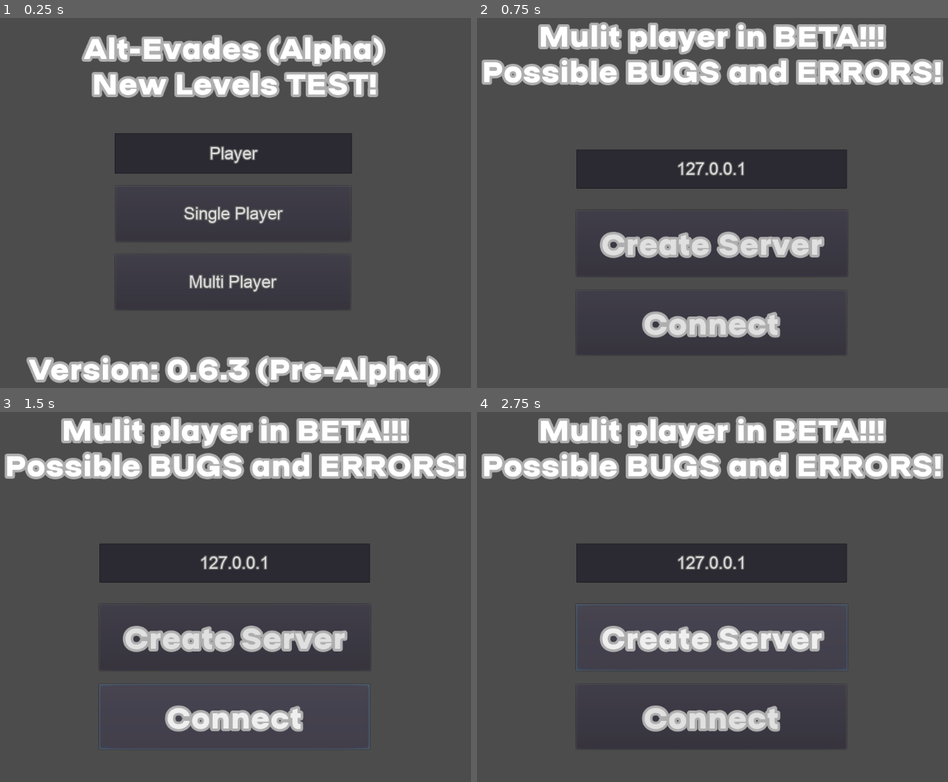
Above: before the commit, frames 1-4 (two rows, left to right).
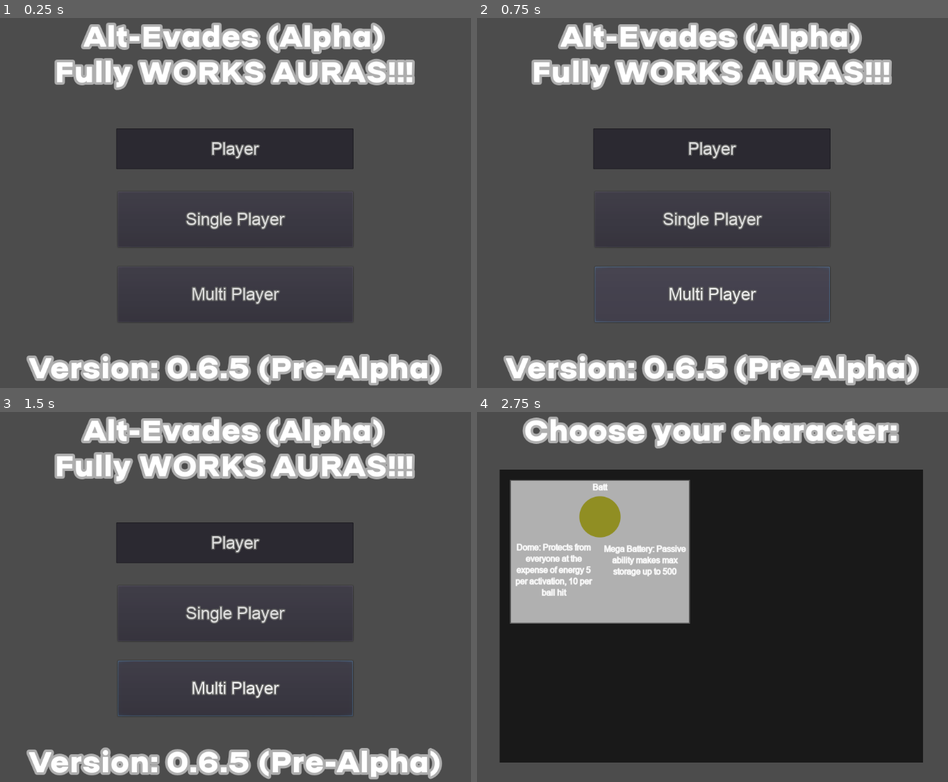
Above: after the commit, the same moments.

Repository: EtherCD/Alt-Evades-Old-Version
Game: Godot game, scene res://Menu.tscn
Same seed, same stepped clock (60 frames per second), same inputs: the game is played once before the commit and once after it.
Inputs (mouse positions are in pixels of both pictures, inside the frame that each line leads up to):
- Up to frame 1 (0.25 s): no input
- Up to frame 2 (0.75 s): click "Multi Player" at 0.5 s
- Up to frame 3 (1.5 s): click (235, 715) at 1.25 s, where only the run before the commit has a clickable "Connect"
- Up to frame 4 (2.75 s): click (712, 637) at 2 s, where only the run before the commit has a clickable "Create Server"

The runs differ from the first frame. In frame 1, 17% of the frame differs, in the area x 5-94%, y 1-100%; in frame 2, 24%; in frame 3, 24%; in frame 4, 75%, in the area x 0-99%, y 1-95%.
Error after the commit: Invalid get index 'text' (on base: 'null instance'). (res://Scripts/Menu.gd:44)

Commit message:
Update v0.6.5
* Fully works level
* Fully works Auras

Diff:
--- a/Alt-Evades/Assets/Singletone.gd
+++ b/Alt-Evades/Assets/Singletone.gd
@@ -1,7 +1,7 @@
 extends Node
 
 export var id = -1
-export var version = "0.6.3 (Pre-Alpha)"
+export var version = "0.6.5 (Pre-Alpha)"
 export var gameName = ""
 
 var all_herous = [
--- a/Alt-Evades/Aura.tscn
+++ b/Alt-Evades/Aura.tscn
@@ -1,10 +1,23 @@
-[gd_scene load_steps=5 format=2]
+[gd_scene load_steps=6 format=2]
 
 [ext_resource path="res://Assets/char.png" type="Texture" id=1]
 [ext_resource path="res://Scripts/Aura.gd" type="Script" id=2]
 
 [sub_resource type="CircleShape2D" id=1]
 radius = 80.6777
+
+[sub_resource type="GDScript" id=3]
+script/source = "extends Area2D
+
+export(int) var cTp
+func _ready():
+	pass # Replace with function body.
+
+
+# Called every frame. 'delta' is the elapsed time since the previous frame.
+#func _process(delta):
+#	pass
+"
 
 [sub_resource type="CircleShape2D" id=2]
 radius = 75.6277
@@ -26,8 +39,12 @@
 shape = SubResource( 1 )
 
 [node name="AuraArea" type="Area2D" parent="."]
+script = SubResource( 3 )
 
 [node name="CollisionShape2D" type="CollisionShape2D" parent="AuraArea"]
 position = Vector2( 0, -4 )
 shape = SubResource( 2 )
 one_way_collision_margin = 128.0
+
+[connection signal="body_entered" from="AuraArea" to="." method="_on_AuraArea_body_entered"]
+[connection signal="body_exited" from="AuraArea" to="." method="_on_AuraArea_body_exited"]
--- a/Alt-Evades/ChangeHero.tscn
+++ b/Alt-Evades/ChangeHero.tscn
@@ -1,26 +1,39 @@
-[gd_scene load_steps=3 format=2]
+[gd_scene load_steps=4 format=2]
 
 [ext_resource path="res://Assets/Titile Level.tres" type="DynamicFont" id=1]
 [ext_resource path="res://HeroCart.tscn" type="PackedScene" id=2]
+[ext_resource path="res://Scripts/ChangeHero.gd" type="Script" id=3]
 
 [node name="Node2D" type="Node2D"]
+script = ExtResource( 3 )
 
 [node name="Label" type="Label" parent="."]
+anchor_right = 1.0
 margin_right = 1079.0
-margin_bottom = 131.0
+margin_bottom = 66.0
 custom_fonts/font = ExtResource( 1 )
 text = "Choose your character:"
 align = 1
 valign = 1
 
-[node name="ColorRect" type="ColorRect" parent="."]
-margin_left = 122.0
-margin_top = 111.0
-margin_right = 945.0
-margin_bottom = 681.0
+[node name="CenteredRect" type="ColorRect" parent="."]
+margin_top = 110.0
+margin_right = 1078.0
+margin_bottom = 684.0
+color = Color( 0.615686, 0.603922, 0.603922, 0 )
+
+[node name="ColorRect" type="ColorRect" parent="CenteredRect"]
+anchor_left = 0.5
+anchor_top = 0.5
+anchor_right = 0.5
+anchor_bottom = 0.5
+margin_left = -411.5
+margin_top = -285.0
+margin_right = 411.5
+margin_bottom = 285.0
 color = Color( 0.101961, 0.101961, 0.101961, 1 )
 
-[node name="HeroCart" parent="ColorRect" instance=ExtResource( 2 )]
+[node name="HeroCart" parent="CenteredRect/ColorRect" instance=ExtResource( 2 )]
 modulate = Color( 0.694118, 0.694118, 0.694118, 1 )
 margin_left = 20.0
 margin_top = 20.0
--- a/Alt-Evades/Enemy.tscn
+++ b/Alt-Evades/Enemy.tscn
@@ -10,7 +10,6 @@
 radius = 32.0
 
 [node name="Enemy" type="KinematicBody2D"]
-position = Vector2( 0, -0.31498 )
 collision_layer = 8
 collision_mask = 3
 script = ExtResource( 2 )
--- a/Alt-Evades/Hero/Batt.gd
+++ b/Alt-Evades/Hero/Batt.gd
@@ -12,12 +12,12 @@
 		nameAbility2 = Singletone.hero_info[heroName]["NameAbility2"]
 		Ability1Src = Singletone.hero_info[heroName]["Resources"]["Ability1"];
 		Ability2Src = Singletone.hero_info[heroName]["Resources"]["Ability2"];
-	$Camera2D2/ColorRect/ColorRect/Ability1.text = nameAbility1;
-	$Camera2D2/ColorRect/ColorRect/Ability2.text = nameAbility2;
+	$Camera2D2/CenteredRect/ColorRect/ColorRect/Ability1.text = nameAbility1;
+	$Camera2D2/CenteredRect/ColorRect/ColorRect/Ability2.text = nameAbility2;
 	var res1 = load("res://Assets/icons/"+Ability1Src)
 	var res2 = load("res://Assets/icons/"+Ability2Src)
-	$Camera2D2/ColorRect/ColorRect/ability1.texture = res1;
-	$Camera2D2/ColorRect/ColorRect/ability2.texture = res2;
+	$Camera2D2/CenteredRect/ColorRect/ColorRect/ability1.texture = res1;
+	$Camera2D2/CenteredRect/ColorRect/ColorRect/ability2.texture = res2;
 
 	maxEnergy = 500
 	inverseMethod = true
@@ -27,12 +27,20 @@
 func draw_info():
 	if not alive:
 		rEnergy = Regen;
-	get_node("Camera2D2/ColorRect/Hero Info").text = "Speed: "+str(cSpeed/50)+"\nEnergy: "+str(int(cEnergy))+"/"+str(mEnergy)+"\nRegen: "+str(rEnergy)+"\nAlive:"+a_translate(alive)
+	get_node("Camera2D2/CenteredRect/ColorRect/Hero Info").text = "Speed: "+str(cSpeed/50)+"\nEnergy: "+str(int(cEnergy))+"/"+str(mEnergy)+"\nRegen: "+str(rEnergy)+"\nAlive:"+a_translate(alive)
 	#get_node("Camera2D2/ColorRect/Hero Ability").text = 'Ability "'+nameAbility1+'":\n'+f_translate(switcher)+'\nAbility "'+nameAbility2+'":\n passive'
 	if not switcher:
-		$Camera2D2/ColorRect/ColorRect/ability1.modulate = Color(1,1,1,1)
-	else: $Camera2D2/ColorRect/ColorRect/ability1.modulate = Color(1,1,1,0.45)
+		$Camera2D2/CenteredRect/ColorRect/ColorRect/ability1.modulate = Color(1,1,1,1)
+	else: $Camera2D2/CenteredRect/ColorRect/ColorRect/ability1.modulate = Color(1,1,1,0.45)
 	get_node("EnergyBar").value = (cEnergy / mEnergy) * 100
+
+	get_node("Camera2D2/Level Label").text = cLevel+": Area "+str(cArea)
+
+	$Camera2D2/CenteredRect.rect_size.x = OS.get_window_size().x*1.225
+	$Camera2D2/CenteredRect.rect_size.y = OS.get_window_size().y*1.205
+	get_node("Camera2D2/Level Label").rect_position.y = -OS.get_window_size().y*1.225
+	#$Camera2D2.zoom.x = 2/(OS.get_window_size().x/540)
+	#$Camera2D2.zoom.y = 2/(OS.get_window_size().y/360)
 
 #Ability
 func ability1_f():
--- a/Alt-Evades/Hero/Batt.tscn
+++ b/Alt-Evades/Hero/Batt.tscn
@@ -36,16 +36,23 @@
 current = true
 zoom = Vector2( 2, 2 )
 
-[node name="ColorRect" type="ColorRect" parent="Player/Camera2D2"]
+[node name="CenteredRect" type="ColorRect" parent="Player/Camera2D2"]
+margin_right = 1315.0
+margin_bottom = 864.0
+color = Color( 1, 1, 1, 0 )
+
+[node name="ColorRect" type="ColorRect" parent="Player/Camera2D2/CenteredRect"]
 show_behind_parent = true
 light_mask = 8
-margin_left = 820.0
-margin_top = 420.0
-margin_right = 1320.0
-margin_bottom = 870.0
+anchor_left = 1.0
+anchor_top = 1.0
+anchor_right = 1.0
+anchor_bottom = 1.0
+margin_left = -500.0
+margin_top = -450.0
 color = Color( 0.54902, 0.54902, 0.54902, 1 )
 
-[node name="Hero NLabel" type="Label" parent="Player/Camera2D2/ColorRect"]
+[node name="Hero NLabel" type="Label" parent="Player/Camera2D2/CenteredRect/ColorRect"]
 modulate = Color( 2, 2, 2, 1 )
 margin_left = 7.0
 margin_top = 4.0
@@ -60,7 +67,7 @@
 valign = 1
 uppercase = true
 
-[node name="Hero Info" type="Label" parent="Player/Camera2D2/ColorRect"]
+[node name="Hero Info" type="Label" parent="Player/Camera2D2/CenteredRect/ColorRect"]
 modulate = Color( 2, 2, 2, 1 )
 margin_left = 16.0
 margin_top = 43.0
@@ -74,47 +81,47 @@
 valign = 1
 uppercase = true
 
-[node name="Line2D" type="Line2D" parent="Player/Camera2D2/ColorRect"]
+[node name="Line2D" type="Line2D" parent="Player/Camera2D2/CenteredRect/ColorRect"]
 points = PoolVector2Array( -0.100037, -0.250031, -6.10352e-05, 450 )
 default_color = Color( 0.505882, 0.505882, 0.505882, 1 )
 
-[node name="Line2D2" type="Line2D" parent="Player/Camera2D2/ColorRect"]
+[node name="Line2D2" type="Line2D" parent="Player/Camera2D2/CenteredRect/ColorRect"]
 position = Vector2( 500, 0 )
 points = PoolVector2Array( -0.00012207, -6.25003, -0.00012207, 450 )
 default_color = Color( 0.505882, 0.505882, 0.505882, 1 )
 
-[node name="Line2D3" type="Line2D" parent="Player/Camera2D2/ColorRect"]
+[node name="Line2D3" type="Line2D" parent="Player/Camera2D2/CenteredRect/ColorRect"]
 points = PoolVector2Array( -5.10004, -0.250031, 503.75, -1.25003 )
 default_color = Color( 0.501961, 0.501961, 0.501961, 1 )
 
-[node name="Line2D4" type="Line2D" parent="Player/Camera2D2/ColorRect"]
+[node name="Line2D4" type="Line2D" parent="Player/Camera2D2/CenteredRect/ColorRect"]
 position = Vector2( 0, 450 )
 points = PoolVector2Array( -5.00006, -6.10352e-05, 505, -6.10352e-05 )
 default_color = Color( 0.501961, 0.501961, 0.501961, 1 )
 
-[node name="ColorRect" type="ColorRect" parent="Player/Camera2D2/ColorRect"]
+[node name="ColorRect" type="ColorRect" parent="Player/Camera2D2/CenteredRect/ColorRect"]
 margin_left = 15.0
 margin_top = 211.0
 margin_right = 484.0
 margin_bottom = 431.0
 color = Color( 1, 1, 1, 0.203922 )
 
-[node name="ability2" type="Sprite" parent="Player/Camera2D2/ColorRect/ColorRect"]
+[node name="ability2" type="Sprite" parent="Player/Camera2D2/CenteredRect/ColorRect/ColorRect"]
 position = Vector2( 355, 119 )
 texture = ExtResource( 9 )
 
-[node name="ability1" type="Sprite" parent="Player/Camera2D2/ColorRect/ColorRect"]
+[node name="ability1" type="Sprite" parent="Player/Camera2D2/CenteredRect/ColorRect/ColorRect"]
 position = Vector2( 108, 119 )
 texture = ExtResource( 8 )
 
-[node name="Ability1" type="Label" parent="Player/Camera2D2/ColorRect/ColorRect"]
+[node name="Ability1" type="Label" parent="Player/Camera2D2/CenteredRect/ColorRect/ColorRect"]
 margin_right = 211.0
 margin_bottom = 39.0
 custom_fonts/font = ExtResource( 2 )
 text = "Ability 1"
 align = 1
 
-[node name="Ability2" type="Label" parent="Player/Camera2D2/ColorRect/ColorRect"]
+[node name="Ability2" type="Label" parent="Player/Camera2D2/CenteredRect/ColorRect/ColorRect"]
 margin_left = 254.0
 margin_right = 451.0
 margin_bottom = 39.0
@@ -124,16 +131,20 @@
 
 [node name="Level Label" type="Label" parent="Player/Camera2D2"]
 modulate = Color( 2, 2, 2, 1 )
-margin_left = -740.0
-margin_top = -899.0
-margin_right = 712.0
-margin_bottom = -792.0
+anchor_left = 0.5
+anchor_top = 0.5
+anchor_right = 0.5
+anchor_bottom = 0.5
+margin_left = -385.0
+margin_top = -41.0
+margin_right = 385.0
+margin_bottom = 41.0
 size_flags_horizontal = 3
 custom_colors/font_color = Color( 1, 1, 1, 1 )
 custom_colors/font_outline_modulate = Color( 0, 0, 0, 1 )
 custom_fonts/font = ExtResource( 1 )
 text = "Evades Extracted: Area 1"
-align = 1
+align = 2
 
 [node name="Dome" type="Sprite" parent="Player"]
 visible = false
--- a/Alt-Evades/Main.tscn
+++ b/Alt-Evades/Main.tscn
@@ -1,11 +1,13 @@
-[gd_scene load_steps=9 format=2]
+[gd_scene load_steps=11 format=2]
 
 [ext_resource path="res://Scripts/Generator.gd" type="Script" id=1]
 [ext_resource path="res://Wall.tscn" type="PackedScene" id=2]
 [ext_resource path="res://Assets/gridBackground.png" type="Texture" id=3]
+[ext_resource path="res://Scripts/Levels.gd" type="Script" id=4]
 [ext_resource path="res://Scripts/Main.gd" type="Script" id=5]
 [ext_resource path="res://SafeZone.tscn" type="PackedScene" id=6]
 [ext_resource path="res://Bot.tscn" type="PackedScene" id=7]
+[ext_resource path="res://Scripts/Teleport.gd" type="Script" id=8]
 
 [sub_resource type="RectangleShape2D" id=3]
 extents = Vector2( 240, 360 )
@@ -27,9 +29,29 @@
 modulate = Color( 1, 1, 1, 0.623529 )
 position = Vector2( 0, 0 )
 
+[node name="CollisionShape2D2" type="CollisionShape2D" parent="LeftSafeZone"]
+position = Vector2( 240, 359 )
+shape = SubResource( 3 )
+
+[node name="Detector" type="Area2D" parent="LeftSafeZone"]
+
+[node name="CollisionShape2D2" type="CollisionShape2D" parent="LeftSafeZone/Detector"]
+position = Vector2( 240, 359 )
+shape = SubResource( 3 )
+
 [node name="RightSafeZone" parent="." instance=ExtResource( 6 )]
 modulate = Color( 1, 1, 1, 0.717647 )
 position = Vector2( 3600, 0 )
+
+[node name="CollisionShape2D2" type="CollisionShape2D" parent="RightSafeZone"]
+position = Vector2( 240, 359 )
+shape = SubResource( 3 )
+
+[node name="Detector" type="Area2D" parent="RightSafeZone"]
+
+[node name="CollisionShape2D2" type="CollisionShape2D" parent="RightSafeZone/Detector"]
+position = Vector2( 240, 359 )
+shape = SubResource( 3 )
 
 [node name="Teleport" parent="." groups=["portal"] instance=ExtResource( 6 )]
 process_priority = -1
@@ -37,7 +59,10 @@
 self_modulate = Color( 1, 1, 1, 0 )
 position = Vector2( 3960, 1 )
 scale = Vector2( 0.25, 1 )
+script = ExtResource( 8 )
+id = 0
 right_left = false
+area = 2
 
 [node name="CollisionShape2D2" type="CollisionShape2D" parent="Teleport"]
 position = Vector2( 240, 359 )
@@ -97,6 +122,7 @@
 
 [node name="Area 2" type="Node2D" parent="."]
 position = Vector2( 0, -6 )
+script = ExtResource( 4 )
 
 [node name="Sprite2" type="Sprite" parent="Area 2"]
 position = Vector2( 7259, 473 )
@@ -107,9 +133,29 @@
 modulate = Color( 1, 1, 1, 0.709804 )
 position = Vector2( 4958, 7 )
 
+[node name="CollisionShape2D2" type="CollisionShape2D" parent="Area 2/LeftSafeZone2"]
+position = Vector2( 240, 359 )
+shape = SubResource( 3 )
+
+[node name="Detector" type="Area2D" parent="Area 2/LeftSafeZone2"]
+
+[node name="CollisionShape2D2" type="CollisionShape2D" parent="Area 2/LeftSafeZone2/Detector"]
+position = Vector2( 240, 359 )
+shape = SubResource( 3 )
+
 [node name="RightSafeZone2" parent="Area 2" instance=ExtResource( 6 )]
 modulate = Color( 1, 1, 1, 0.678431 )
 position = Vector2( 8558, 7 )
+
+[node name="CollisionShape2D2" type="CollisionShape2D" parent="Area 2/RightSafeZone2"]
+position = Vector2( 240, 359 )
+shape = SubResource( 3 )
+
+[node name="Detector" type="Area2D" parent="Area 2/RightSafeZone2"]
+
+[node name="CollisionShape2D2" type="CollisionShape2D" parent="Area 2/RightSafeZone2/Detector"]
+position = Vector2( 240, 359 )
+shape = SubResource( 3 )
 
 [node name="Path2D2" type="Path2D" parent="Area 2"]
 position = Vector2( 4958, 7 )
@@ -132,6 +178,10 @@
 self_modulate = Color( 1, 1, 1, 0 )
 position = Vector2( 4958, 6 )
 scale = Vector2( 0.25, 1 )
+script = ExtResource( 8 )
+id = 0
+right_left = true
+area = 2
 
 [node name="CollisionShape2D2" type="CollisionShape2D" parent="Area 2/Teleport"]
 position = Vector2( 240, 359 )
@@ -167,5 +217,7 @@
 collision_layer = 2147483649
 collision_mask = 0
 
+[connection signal="body_entered" from="LeftSafeZone/Detector" to="LeftSafeZone" method="_on_Detector_body_entered"]
+[connection signal="body_exited" from="LeftSafeZone/Detector" to="LeftSafeZone" method="_on_Detector_body_exited"]
 [connection signal="body_entered" from="Teleport/Detector" to="Teleport" method="_on_Detector_body_entered"]
 [connection signal="body_entered" from="Area 2/Teleport/Detector" to="Area 2/Teleport" method="_on_Detector_body_entered"]
--- a/Alt-Evades/Menu.tscn
+++ b/Alt-Evades/Menu.tscn
@@ -9,11 +9,12 @@
 script = ExtResource( 3 )
 
 [node name="Label" type="Label" parent="."]
+anchor_right = 1.0
 margin_right = 1081.0
-margin_bottom = 184.0
+margin_bottom = 135.0
 custom_fonts/font = ExtResource( 2 )
 text = "Alt-Evades (Alpha)
-New Levels TEST!"
+Fully WORKS AURAS!!!"
 align = 1
 valign = 1
 
@@ -27,33 +28,47 @@
 align = 1
 valign = 1
 
-[node name="Single Button" type="Button" parent="."]
-margin_left = 310.0
-margin_top = 327.0
-margin_right = 767.0
-margin_bottom = 435.0
-rect_pivot_offset = Vector2( -877, -161 )
-custom_fonts/font = ExtResource( 1 )
-text = "Single Player"
+[node name="ColorRect" type="ColorRect" parent="."]
+margin_left = 2.0
+margin_top = 191.0
+margin_right = 1077.0
+margin_bottom = 592.0
+color = Color( 0.521569, 0.521569, 0.521569, 0 )
 
-[node name="nameLine" type="LineEdit" parent="Single Button"]
-margin_left = -2.0
-margin_top = -103.0
-margin_right = 459.0
-margin_bottom = -24.0
-custom_fonts/font = ExtResource( 1 )
-text = "Player"
-align = 1
-
-[node name="Multi Button" type="Button" parent="."]
-margin_left = 309.0
-margin_top = 460.0
-margin_right = 766.0
-margin_bottom = 568.0
+[node name="Multi Button" type="Button" parent="ColorRect"]
+anchor_left = 0.5
+anchor_top = 1.0
+anchor_right = 0.5
+anchor_bottom = 1.0
+margin_left = -228.5
+margin_top = -108.0
+margin_right = 228.5
 rect_pivot_offset = Vector2( 235, 51 )
 custom_fonts/font = ExtResource( 1 )
 text = "Multi Player"
 script = ExtResource( 4 )
 
-[connection signal="pressed" from="Single Button" to="." method="_on_Single_Button_pressed"]
-[connection signal="pressed" from="Multi Button" to="." method="_on_Multi_Button_pressed"]
+[node name="Single Button" type="Button" parent="ColorRect"]
+anchor_left = 0.5
+anchor_top = 0.5
+anchor_right = 0.5
+anchor_bottom = 0.5
+margin_left = -228.5
+margin_top = -54.0
+margin_right = 228.5
+margin_bottom = 54.0
+rect_pivot_offset = Vector2( -877, -161 )
+custom_fonts/font = ExtResource( 1 )
+text = "Single Player"
+
+[node name="nameLine" type="LineEdit" parent="ColorRect/Single Button"]
+margin_left = -3.0
+margin_top = -122.5
+margin_right = 458.0
+margin_bottom = -43.5
+custom_fonts/font = ExtResource( 1 )
+text = "Player"
+align = 1
+
+[connection signal="pressed" from="ColorRect/Multi Button" to="." method="_on_Multi_Button_pressed"]
+[connection signal="pressed" from="ColorRect/Single Button" to="." method="_on_Single_Button_pressed"]
--- a/Alt-Evades/Scripts/Aura.gd
+++ b/Alt-Evades/Scripts/Aura.gd
@@ -1,17 +1,34 @@
 extends KinematicBody2D
+
+var aType = 0;
 
 func _ready():
 	pass
 
 func set(cType, size):
 	self.scale = Vector2(size, size)
+	aType = cType;
 	if cType == 1:
 		self.modulate = Color(1,0,0,0.3)
-		$AuraArea.name = "AuraRed"
 	if cType == 2:
 		self.modulate = Color(0,0,1,0.3)
-		$AuraArea.name = "AuraBlue"
 
 # Called every frame. 'delta' is the elapsed time since the previous frame.
 #func _process(delta):
 #	pass
+
+
+func _on_AuraArea_body_entered(body):
+	if body.name == "Player":
+		if aType == 1:
+			body.AuraRed=true
+		elif aType == 2:
+			body.AuraBlue=true
+
+
+func _on_AuraArea_body_exited(body):
+	if body.name == "Player":
+		if aType == 1:
+			body.AuraRed=false
+		elif aType == 2:
+			body.AuraBlue=false
--- a/Alt-Evades/Scripts/Ball.gd
+++ b/Alt-Evades/Scripts/Ball.gd
@@ -19,7 +19,8 @@
 export(Color) var cColor = Color(0.2,0.2,0.2,1);
 export(Color) var hCColor = Color(0.5,0.5,0.5,1);
 export(String) var A1 = "";
-export(String) var A2 = ""
+export(String) var A2 = "";
+export(String) var cLevel = "Evades Extracted"
 
 var mPressed = false
 #var mMovement = true
@@ -30,10 +31,14 @@
 var coef_rEnergy = 0.025
 var cSpeed = 0
 var shiftC = 1
-var uShiftP = false
 var eCoefNot = 1
 var inverseMethod=false
+var cArea = 1;
 var velocity = Vector2()
+var saveZone = false
+
+var AuraRed = false
+var AuraBlue = false
 
 func f_translate(bol):
 	if bol: return "activated"
@@ -54,7 +59,7 @@
 		0.85)
 	else:
 		$ColorSprite.modulate = cColor
-	get_node("Camera2D2/ColorRect/Hero NLabel").text = heroName;
+	get_node("Camera2D2/CenteredRect/ColorRect/Hero NLabel").text = heroName;
 
 func _process(_delta):
 	if cEnergy < mEnergy:
@@ -65,12 +70,14 @@
 		cEnergy = 0;
 	if cEnergy > 0:
 		cEnergy /= eCoefNot
-	if uShiftP:
+	if AuraRed:
 		speed = cSpeed / 2
 	elif speed <= cSpeed:
 		speed = cSpeed
 	if cSpeed < speed:
 		cSpeed = speed
+	if AuraBlue and cEnergy>0:
+		cEnergy -= 0.25 * eCoefNot
 	if ability1:
 		ability1_f()
 	if ability2:
@@ -81,6 +88,7 @@
 
 func draw_info():
 	get_node("Camera2D2/ColorRect/Hero Info").text = "Speed: "+str(cSpeed/50)+"\nEnergy: "+str(int(cEnergy))+"/"+str(mEnergy)+"\nRegen: "+str(rEnergy)+"\nAlive:"+a_translate(alive)
+	get_node("Camera2D2/Level Label").text = cLevel+": Area "+str(cArea)
 
 func _physics_process(_delta):
 	if alive:
@@ -174,16 +182,6 @@
 func hit(body):
 	if body.name == "Enemy":
 		kill()
-	if body.name == "AuraRed" and not auraR:
-		uShiftP = true
-		auraR = true
-	elif body.name == "AuraRed" and auraR:
-		uShiftP = false
-		auraR = false
-	if body.is_in_group("AuraBlue"):
-		eCoefNot = 1.0000925
-	elif eCoefNot != 1:
-		eCoefNot = 1
 	#if body.name == "AuraBlue" and not auraB:
 	#	eCoefNot = 1.0000925
 	#	auraB = true
--- a/Alt-Evades/Scripts/Bot.gd
+++ b/Alt-Evades/Scripts/Bot.gd
@@ -17,7 +17,7 @@
 	if alive:
 		for r in range(-30, 31, 5):
 			result = space_state.intersect_ray(self.position, self.position + Vector2(8000, 0).rotated(deg2rad(r)), [self], 0b00000000000000001001)
-			#vector = result.position - self.position
+			vector = result.position - self.position
 			if max_vector.length() < vector.length():
 				max_vector = vector
 		velocity = max_vector.normalized() * speed
--- /dev/null
+++ b/Alt-Evades/Scripts/ChangeHero.gd
@@ -0,0 +1,8 @@
+extends Node2D
+
+func _ready():
+	pass
+
+func _process(delta):
+	$Label.rect_size.x = OS.get_window_size().x
+	$CenteredRect.rect_size.x = OS.get_window_size().x
--- /dev/null
+++ b/Alt-Evades/Scripts/Levels.gd
@@ -0,0 +1,18 @@
+extends Node2D
+
+export(bool) var dark = false;
+export(bool) var blue = false;
+export(bool) var red = false;
+export(int)  var colEnemy = 10;
+
+func _ready():
+	pass
+
+func _process(delta):
+	if $Teleport.can_teleport:
+		_work()
+
+func _work():
+	for i in $Generator.get_child_count():
+		remove_child($Generator.get_child(i))
+	#$Generator.get_script().restart
--- a/Alt-Evades/Scripts/Main.gd
+++ b/Alt-Evades/Scripts/Main.gd
@@ -25,15 +25,7 @@
 	#	player2.position = Vector2(rand_range(100, 250), rand_range(100, 250))
 	#	add_child(player2)
 	#elif Singletone.id == 0:
-	if chLink == "Standart":
-		var player_node = preload("res://hero/Standart.tscn").instance()
-	#else:
-	#var player_node = preload("res://hero/"+chLink+".tscn").instance()
-		player_node.name = "Player"
-		player_node.set_network_master(get_tree().get_network_unique_id())
-		player_node.set_position(Vector2(rand_range(100, 300), rand_range(100, 300)))
-		add_child(player_node)
-	elif chLink == "Batt":
+	if chLink == "Batt":
 		var player_node = preload("res://hero/Batt.tscn").instance()
 		player_node.name = "Player"
 		player_node.set_network_master(get_tree().get_network_unique_id())
--- a/Alt-Evades/Scripts/Menu.gd
+++ b/Alt-Evades/Scripts/Menu.gd
@@ -7,6 +7,14 @@
 func _ready():
 	get_tree().connect("network_peer_connected", self, "_connected")
 	get_node("Label2").text = "Version: "+Singletone.version
+
+
+func _process(delta):
+	#Mashtab fix
+	$Label.rect_size.x = OS.get_window_size().x
+	$Label2.rect_size.x = OS.get_window_size().x
+	$Label2.rect_size.y = -OS.get_window_size().y
+	$ColorRect.rect_size.x = OS.get_window_size().x
 
 remote func _connected(c_id):
 	Singletone.id = c_id
@@ -26,7 +34,7 @@
 
 
 func _on_Single_Button_pressed():
-	Singletone.gameName = get_node("Single Button/nameLine").text
+	Singletone.gameName = get_node("ColorRect/Single Button/nameLine").text
 	var game = preload("res://ChangeHero.tscn")
 	get_tree().change_scene_to(game)
 	hide()
--- a/Alt-Evades/Scripts/SafeZone.gd
+++ b/Alt-Evades/Scripts/SafeZone.gd
@@ -1,22 +1,11 @@
 extends StaticBody2D
-
-export(int) var id = 0
-
-export(bool) var right_left = true
-var can_teleport = true
-
-func do_lock():
-	can_teleport = false
-	get_tree().create_timer(0.3, true)
-	can_teleport = true
 
 
 func _on_Detector_body_entered(body):
-	for portal in get_tree().get_nodes_in_group("portal"):
-		if portal != body and body.name == "Player" and portal != self and portal.can_teleport:
-			var pos = portal.global_position;
-			if portal.right_left:
-				body.global_position=Vector2(pos.x+250, pos.y+rand_range(250, 500))
-			else:
-				body.global_position=Vector2(pos.x-250, pos.y+rand_range(250, 500))
-			do_lock()
+	if body.name == "Player":
+		body.saveZone = true
+
+
+func _on_Detector_body_exited(body):
+	if body.name == "Player":
+		body.saveZone = false
--- /dev/null
+++ b/Alt-Evades/Scripts/Teleport.gd
@@ -0,0 +1,21 @@
+extends StaticBody2D
+
+export(int) var id = 0
+export(bool) var right_left = true
+export(int) var area = 2;
+var can_teleport = false
+
+func do_lock():
+	can_teleport = not can_teleport
+
+func _on_Detector_body_entered(body):
+	for portal in get_tree().get_nodes_in_group("portal"):
+		if portal != body and body.name == "Player" and portal != self:
+			var pos = portal.global_position;
+			if portal.right_left:
+				body.global_position=Vector2(pos.x+250, pos.y+rand_range(250, 500))
+				body.cArea+=1
+			else:
+				body.global_position=Vector2(pos.x-250, pos.y+rand_range(250, 500))
+				body.cArea-=1
+			portal.do_lock()
Not shown, changed: Alt-Evades/export_presets.cfg
